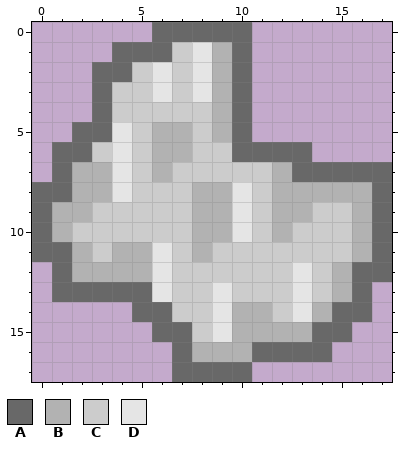
Pixel-art sprite -- sprites/asteroid/destruct2.png. The picture above was drawn from the file before the commit.
The file is 72x72 pixels, drawn in blocks of 4x4; one block is one cell here.
Palette (. is transparent): A #686868  B #b2b2b2  C #cccccc  D #e5e5e5
Pixels before, first column x 0:
 0 ......AAAAA.......
 1 ....AAACDBA.......
 2 ...AACDCDBA.......
 3 ...ACCDCDBA.......
 4 ...ACCCCCBA.......
 5 ..AADCBBCBA.......
 6 .AACDCBBCCAAAA....
 7 .ABBDCBCCCCCBAAAAA
 8 AABBDCCCBBDCBBBBBA
 9 ABBCCCCCBBDCBBCCBA
10 ABCCCCCCBBDCBCCCBA
11 AABCBBDCBCCCCCCCBA
12 .ABBBBDCCCCCCDCBAA
13 .AAAAADCCDCCCDCBA.
14 .....AACCDBBCDBAA.
15 ......AACDBBBBAA..
16 .......ABBBAAAA...
17 .......AAAA.......
After the commit:
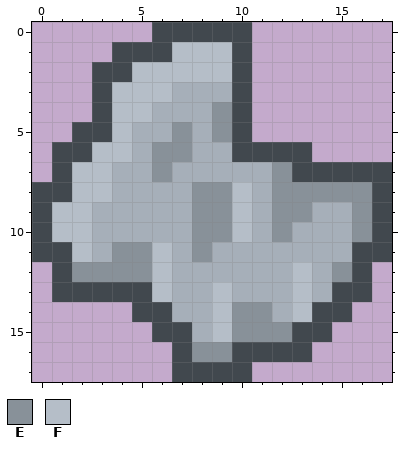
Colours new in this view: E #889199  F #b5bec8
Change:
colour A: #686868 -> #41484e
colour C: #cccccc -> #a6afb9
Changed rows in their new state; - is a pixel that keeps its letter.
first column x 1:
 1 ------FFF--------
 2 ----FFFFF--------
 3 ---FFF-CC--------
 4 ---FF---E--------
 5 ---F-CE-E--------
 6 --FF-EE----------
 7 -FFC-E-----E-----
 8 -FFC---EEF-EEEEE-
 9 FF-----EEF-EE--E-
10 FF-----EEF-E---E-
11 -F-EEF-E-------A-
12 -EEEEF------F-E-.
13 -----F--F---F-A--
14 --------FEE-FA-.-
15 --------FEEEA-.--
16 -------EEA---.---
